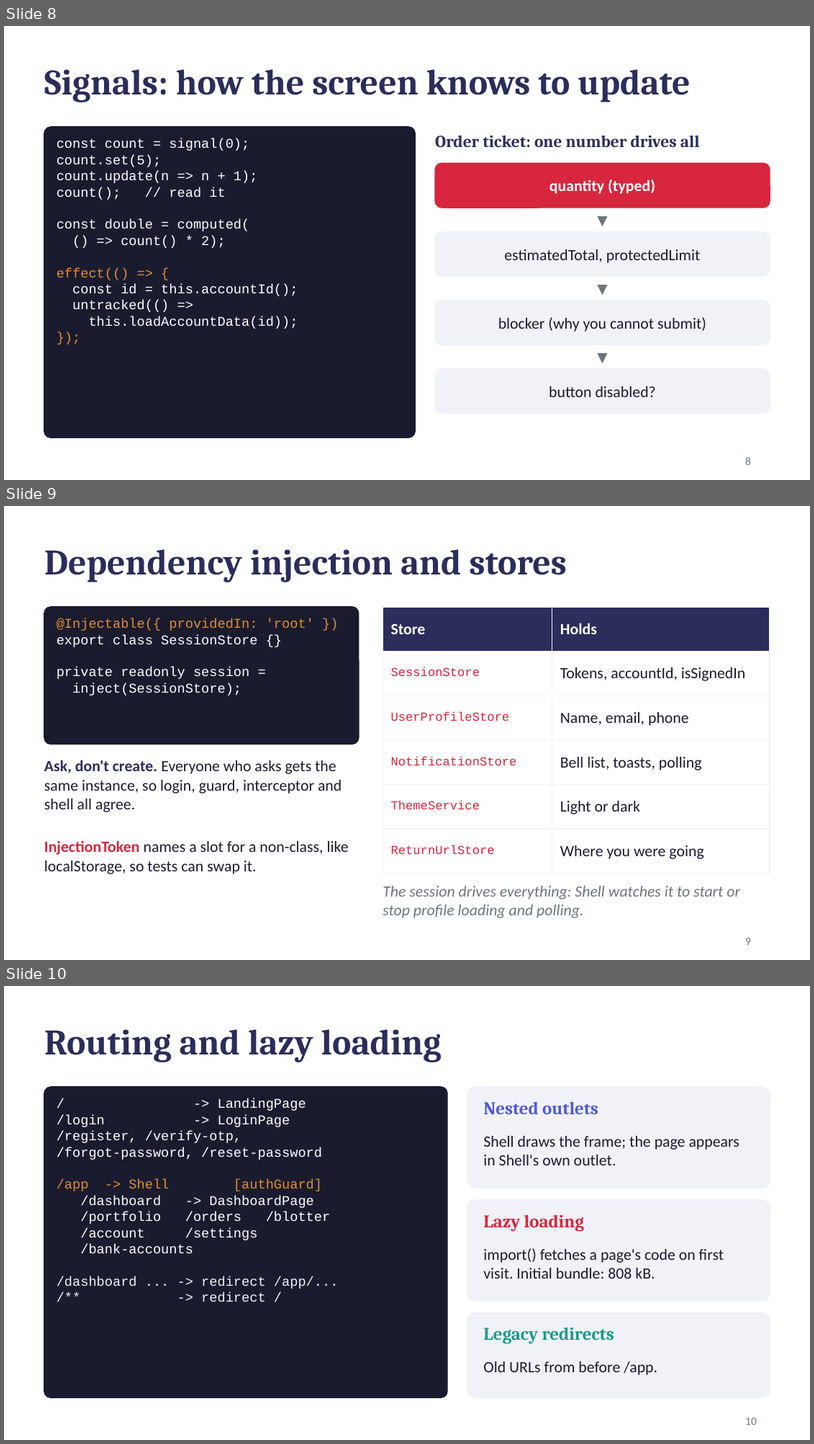
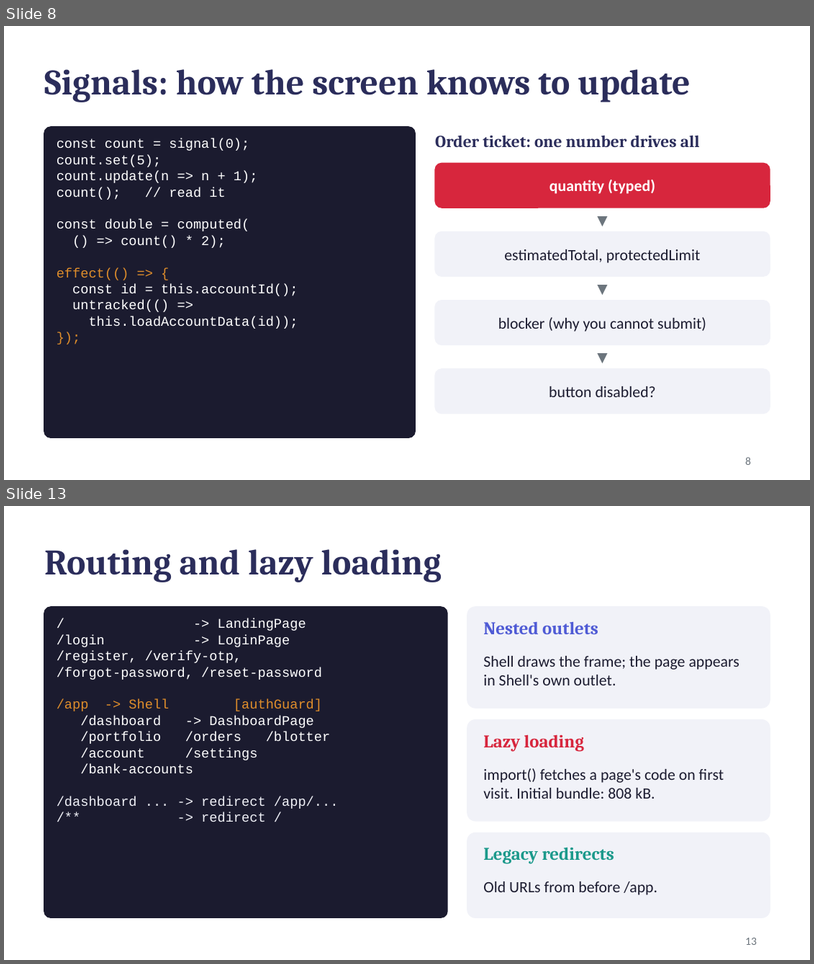
Before and after one commit to Neueda-Learning/Chennai-capstone-SE3-Team1, a slide deck: docs/angular-review-prep/Angular_From_Zero.pptx. Shown one above the other, each under a label of ours: slides 8, 9 and 10 before the commit, slides 8 and 13 after it; the slides between them are not shown. The pictures are 814x1444 and 814x964 pixels, drawn with LibreOffice and Linux fonts; fonts in the diff are those of the drawing. Boxes give left, top, right and bottom in pixels: in the first picture for what was removed or moved away, otherwise in the second. Text is boxed around its words. In the diff, an @@ line names an element or a change of style, - is before the commit and + after.

```diff
--- a/docs/angular-review-prep/Angular_From_Zero.pptx
+++ b/docs/angular-review-prep/Angular_From_Zero.pptx
@@ slide 9 removed at (4, 506, 810, 960), background #FFFFFF @@
@@ title removed at (44, 549, 568, 582) @@
-Dependency injection and stores
@@ rounded rectangle removed at (44, 607, 359, 744) @@
@@ table removed at (383, 607, 770, 862), 6 rows, 2 columns @@
-Store | Holds
-SessionStore | Tokens, accountId, isSignedIn
-UserProfileStore | Name, email, phone
-NotificationStore | Bell list, toasts, polling
-ThemeService | Light or dark
-ReturnUrlStore | Where you were going
@@ text removed at (57, 618, 314, 695) @@
-@Injectable({ providedIn: 'root' })
-export class SessionStore {}
-private readonly session =
-inject(SessionStore);
@@ text removed at (44, 759, 342, 812) @@
-Ask, don't create. Everyone who asks gets the same instance, so login, guard, interceptor and shell all agree.
@@ text removed at (44, 840, 349, 874) @@
-InjectionToken names a slot for a non-class, like localStorage, so tests can swap it.
@@ text removed at (383, 885, 741, 918) @@
-The session drives everything: Shell watches it to start or stop profile loading and polling.
@@ page number removed at (746, 937, 751, 944) @@
-9
@@ what was slide 10 is now slide 13 @@
@@ page number at (746, 937, 757, 944): text changed @@
-10
+13
```
Also in this commit, not shown: 4 slides added, 1 other file.
